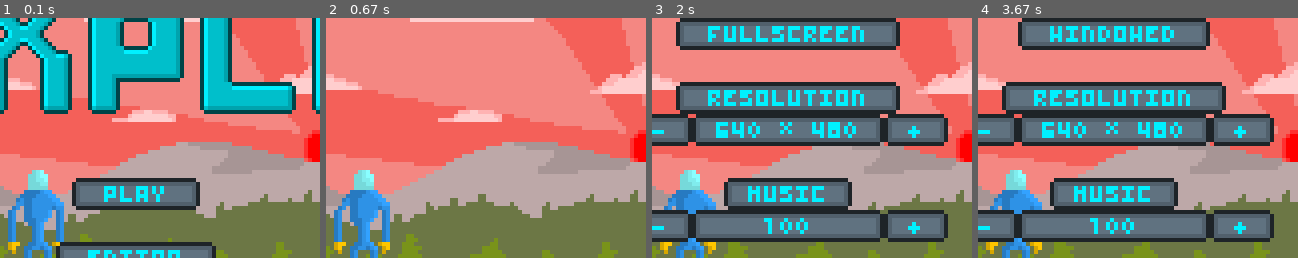
Above: before the commit, frames 1-4 (left to right).
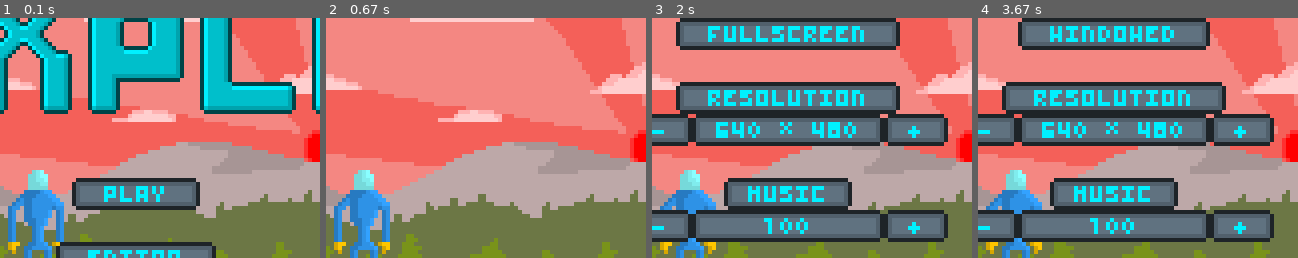
Above: after the commit, the same moments.

Repository: Panurb/explo
Game: pygame game, started from main.py
Two runs of this game, one before a commit and one after it. Both use one fixed random seed, a clock stepped at 60 frames per second and the inputs below.
Inputs (mouse positions are % of the whole screen's width and height, from its top left):
- Up to frame 1 (0.1 s): no input
- Up to frame 2 (0.67 s): click (42, 50) at 0.38 s
- Up to frame 3 (2 s): click (8, 90) at 0.72 s; click (42, 50) at 1.05 s; click (8, 90) at 1.38 s; press the mouse at (42, 50) at 1.7 s; move the mouse to (42, 63) at 1.8 s; release the mouse at (42, 76) at 1.93 s
- Up to frame 4 (3.67 s): click (35, 17) at 2.05 s; click (38, 17) at 2.38 s; click (35, 17) at 2.72 s; click (42, 17) at 3.05 s; click (40, 17) at 3.38 s
The pictures show only the part of the screen within x 29-79%, y 13-63%; the shares and areas given below are measured in that part.

The runs differ from the first frame. In frame 1, 0.1% of the frame differs, in the area x 2-15%, y 76-97%; in frame 2, 0.1%; in frame 3, less than 0.1%; in frame 4, less than 0.1%.

Commit message:
Version 1.1

Diff:
--- a/main.py
+++ b/main.py
@@ -37,6 +37,10 @@
             self.clock.tick(self.fps)
 
 
-if __name__ == '__main__':
+def main():
     main_window = Main(helpers.SCREEN_WIDTH, helpers.SCREEN_HEIGHT)
     main_window.main_loop()
+
+
+if __name__ == '__main__':
+    main()
--- a/player.py
+++ b/player.py
@@ -494,9 +494,8 @@
             self.add_gib(0, 0, 0, -2.5, path, 'head')
             self.add_gib(-0.5, 2, -1.25, -2.5, path, 'arm')
             self.add_gib(0.5, 2, 1.25, -2.5, path, 'arm')
-            if not self.crouched:
-                self.add_gib(-0.5, 4, -0.5, -1.25, path, 'leg')
-                self.add_gib(0.5, 4, 0.5, -1.25, path, 'leg')
+            self.add_gib(-0.5, 4, -0.5, -1.25, path, 'leg')
+            self.add_gib(0.5, 4, 0.5, -1.25, path, 'leg')
 
             self.sounds.add('squish')
         self.txtbox.set_string('YOU DIED\\PRESS R')
--- a/setup.py
+++ b/setup.py
@@ -30,7 +30,7 @@
 # Example:
 setup(
     name="EXPLO",
-    version="1.0",
+    version="1.1",
     description="Game",
     author="Panu Keskinen",
     options={'py2exe': {'bundle_files': 1, 'compressed': True}},
Binary file changed: data/img/image.png
Not shown, removed: data/readme.txt
Not shown, changed: .gitignore
Not shown, changed: data/img/wip/image.xcf
